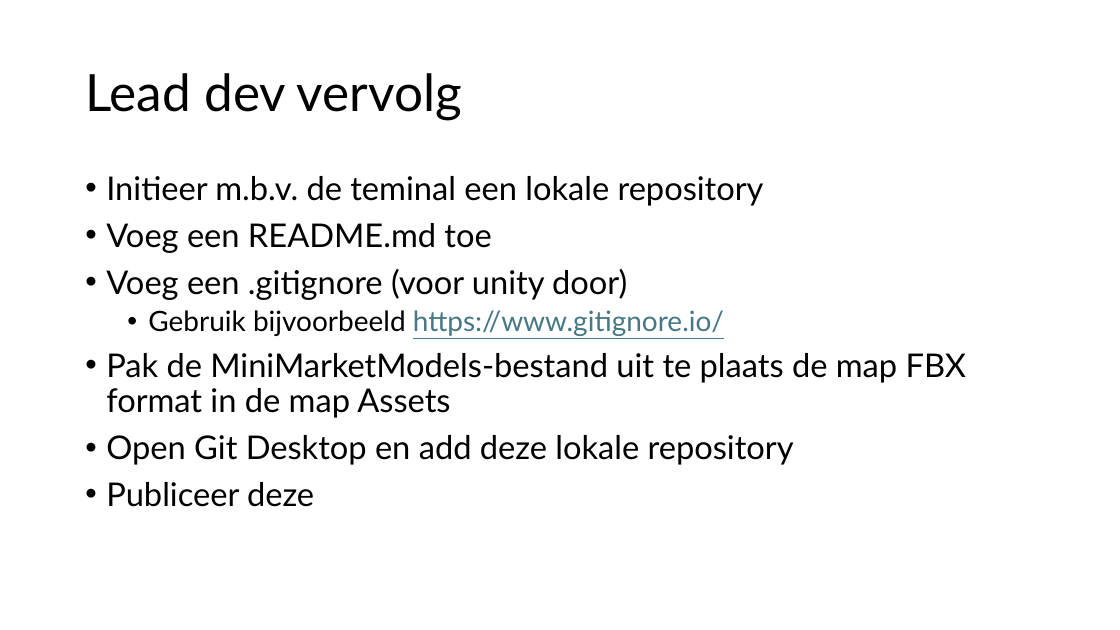
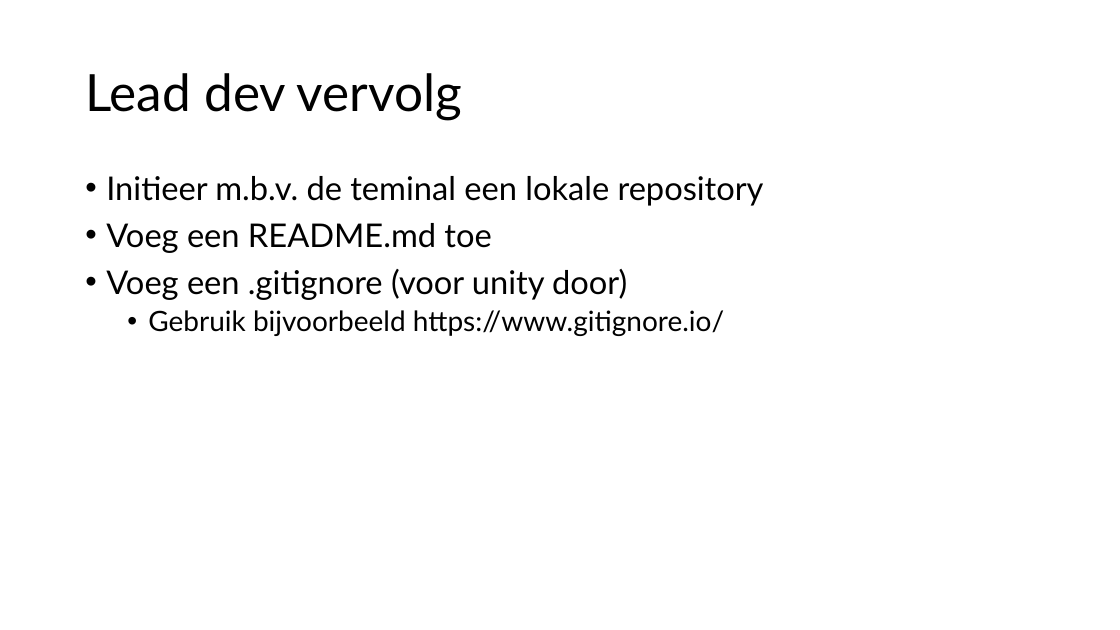
Before and after one commit to djsjollema/lessen-gamedevelopment, a slide deck: slide 8 of M2/Skill/3-Git and Unity/3-Git en Unity.pptx. Drawn at 1120x630 pixels with LibreOffice and Linux fonts; fonts in the diff are those of the drawing. Boxes give left, top, right and bottom in pixels: in the first picture for what was removed or moved away, otherwise in the second. Text is boxed around its words. In the diff, an @@ line names an element or a change of style, - is before the commit and + after.

```diff
--- a/M2/Skill/3-Git and Unity/3-Git en Unity.pptx
+++ b/M2/Skill/3-Git and Unity/3-Git en Unity.pptx
@@ text at <box>148,310,724,336</box>: text colour #467886 to #000000, underline off in "https://www.gitignore.io/" @@
@@ text at <box>106,353,966,507</box>: paragraphs removed @@
-• Pak de MiniMarketModels-bestand uit te plaats de map FBX format in de map Assets
-• Open Git Desktop en add deze lokale repository
-• Publiceer deze
```
Also in this commit, not shown: 6 slides added.
